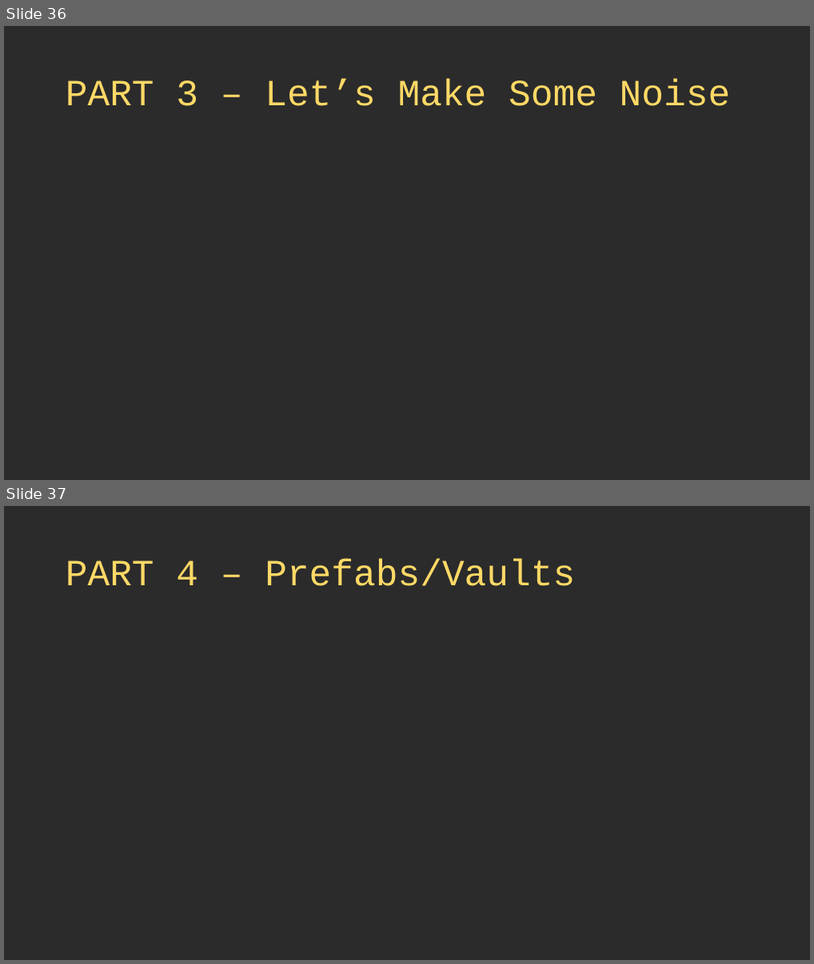
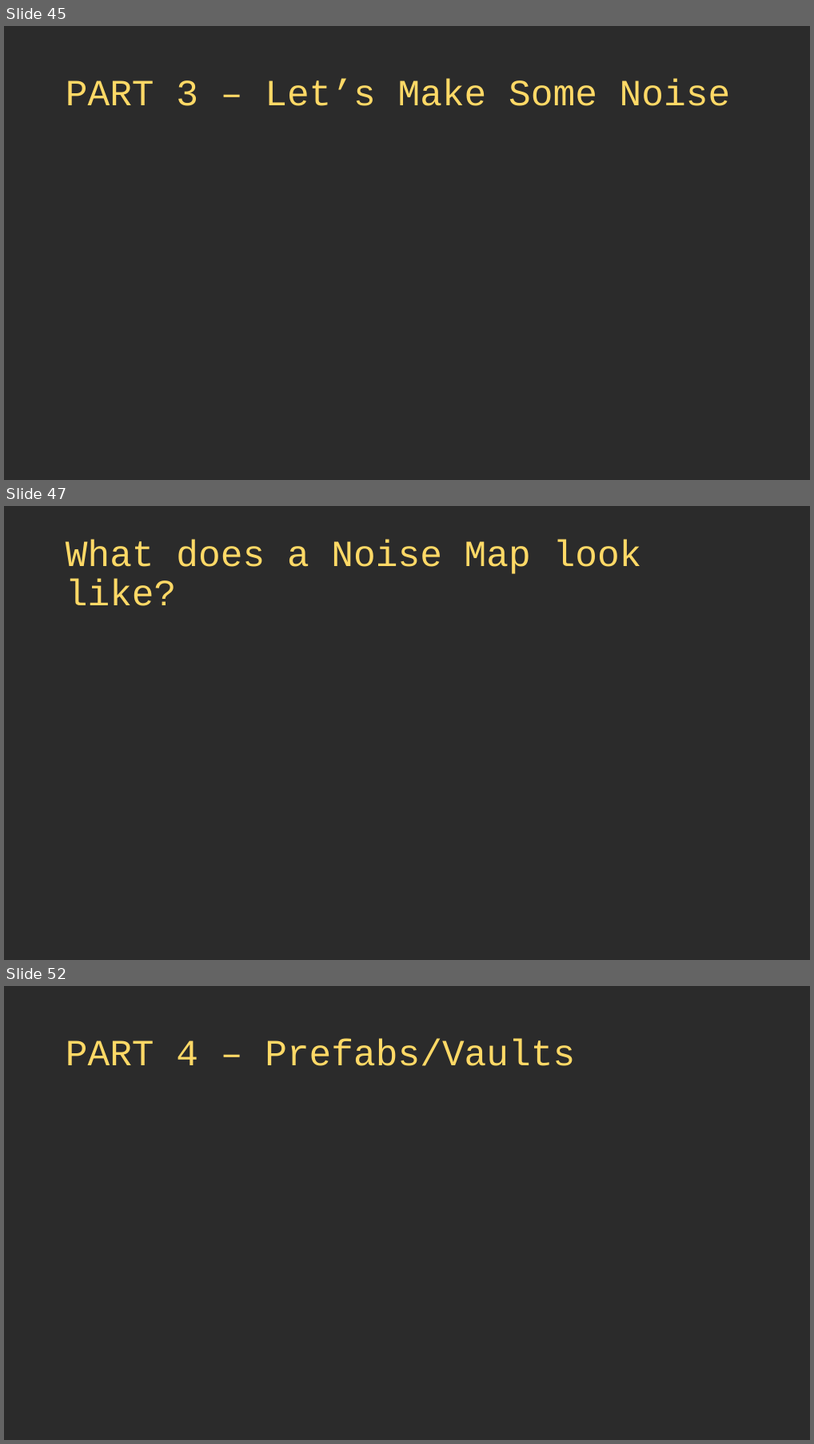
Before and after one commit to thebracket/roguelike-celebration-2020, a slide deck: Procedural Map Generation Techniques.pptx. Shown one above the other, each under a label of ours: slides 36 and 37 before the commit, slides 45, 47 and 52 after it; the slides between them are not shown. The pictures are 814x964 and 814x1444 pixels, drawn with LibreOffice and Linux fonts; fonts in the diff are those of the drawing; background and template pictures are left out; a plain dark background stands for a picture behind light text. Boxes give left, top, right and bottom in pixels: in the first picture for what was removed or moved away, otherwise in the second. Text is boxed around its words. In the diff, an @@ line names an element or a change of style, - is before the commit and + after.

```diff
--- a/Procedural Map Generation Techniques.pptx
+++ b/Procedural Map Generation Techniques.pptx
@@ slide 47 added at (4, 506, 810, 960), background picture (left out) @@
@@ title added at (66, 540, 642, 606), 44 pt, text #FFD966 @@
+What does a Noise Map look like?
@@ what was slide 36 is now slide 45 @@
@@ what was slide 37 is now slide 52 @@
```
Also in this commit, not shown: 1 slide changed, 16 other slides added, 2 slides removed, 4 other files.
